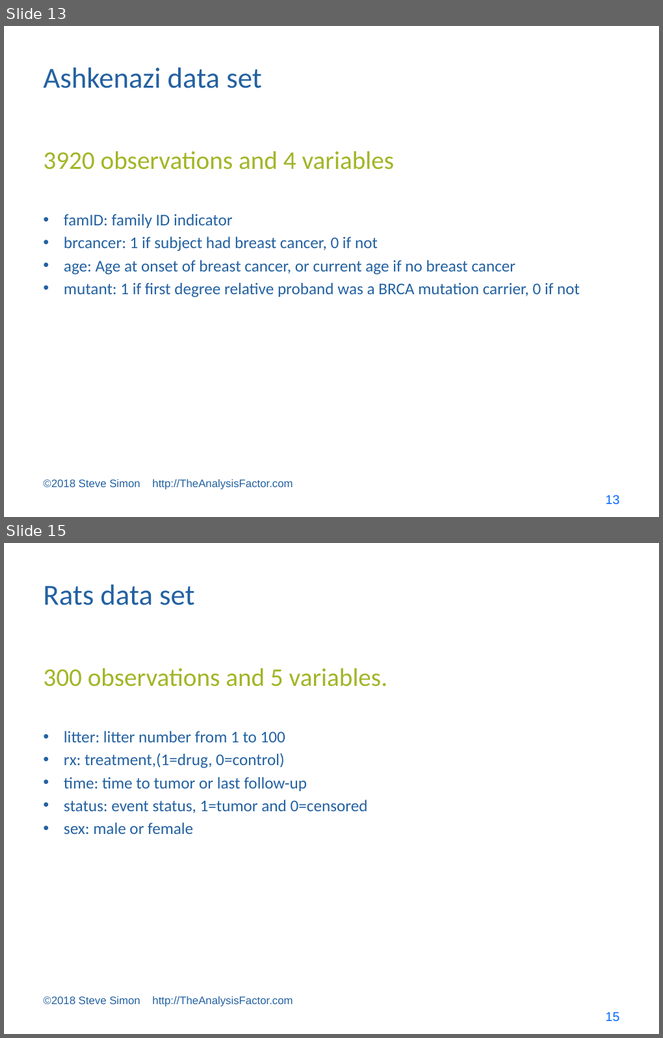
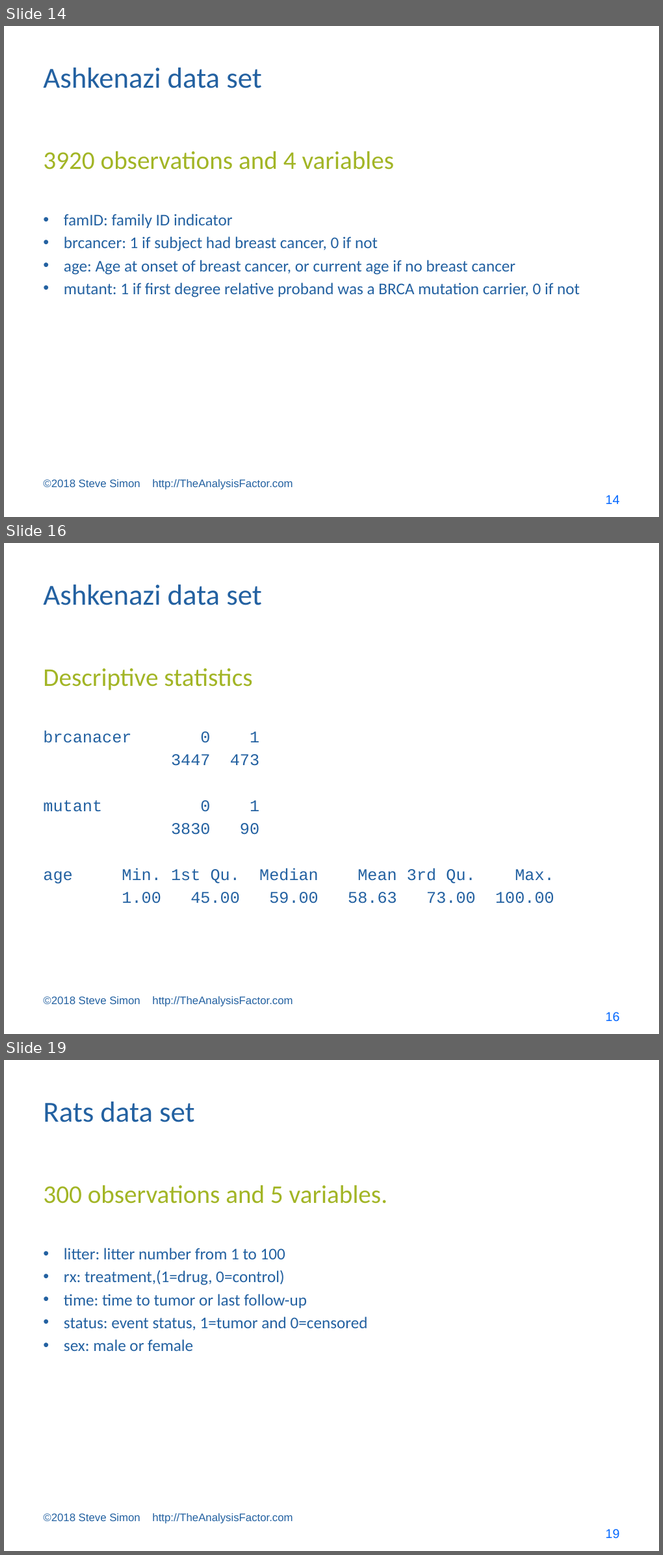
Before and after one commit to pmean/survival-models, a slide deck: bin/survival lecture 7.pptx. Shown one above the other, each under a label of ours: slides 13 and 15 before the commit, slides 14, 16 and 19 after it; the slides between them are not shown. The pictures are 663x1038 and 663x1555 pixels, drawn with LibreOffice and Linux fonts; fonts in the diff are those of the drawing. Boxes give left, top, right and bottom in pixels: in the first picture for what was removed or moved away, otherwise in the second. Text is boxed around its words. In the diff, an @@ line names an element or a change of style, - is before the commit and + after.

```diff
--- a/bin/survival lecture 7.pptx
+++ b/bin/survival lecture 7.pptx
@@ slide 16 added at bbox=[4, 543, 659, 1034], background #FFFFFF @@
@@ title added at bbox=[43, 585, 262, 605], 32 pt, text #2361A1 @@
+Ashkenazi data set
@@ text added at bbox=[43, 668, 252, 691], 28 pt, text #A2B525 @@
+Descriptive statistics
@@ text added at bbox=[43, 730, 555, 904], 18 pt, text #2361A1 @@
+brcanacer 0 1
+3447 473
+mutant 0 1
+3830 90
+age Min. 1st Qu. Median Mean 3rd Qu. Max.
+1.00 45.00 59.00 58.63 73.00 100.00
@@ text added at bbox=[43, 997, 293, 1007], 12 pt, text #2361A1 @@
+©2018 Steve Simon http://TheAnalysisFactor.com
@@ page number added at bbox=[606, 1012, 620, 1022], 14 pt, text #0066FF @@
+16
@@ what was slide 13 is now slide 14 @@
@@ page number at bbox=[606, 495, 620, 504]: text changed @@
-13
+14
@@ what was slide 15 is now slide 19 @@
@@ page number at bbox=[606, 1529, 620, 1539]: text changed @@
-15
+19
```
Also in this commit, not shown: 5 slides changed, 18 other slides added, 4 other files.
